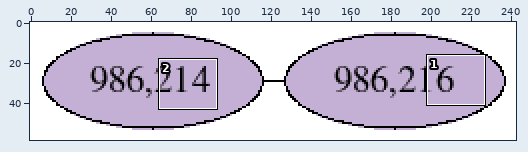
Sprite sheet -- notebooks/graphs/CAMP_cc9.png. The first picture is a wide view before the edit; the outline marks the close-up.
Close-up. Earlier state:
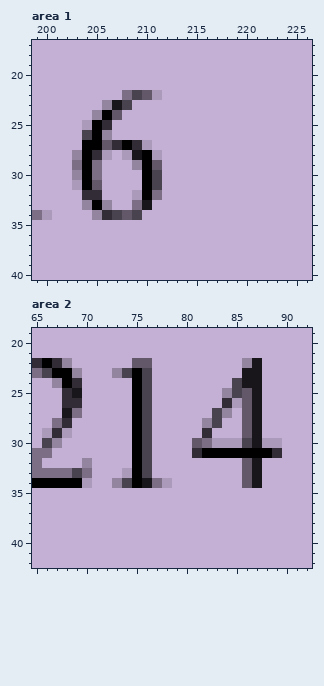
The file is 243x59 pixels. Shown: area 1: x 199..226, y 17..40; area 2: x 65..92, y 19..42.
After:
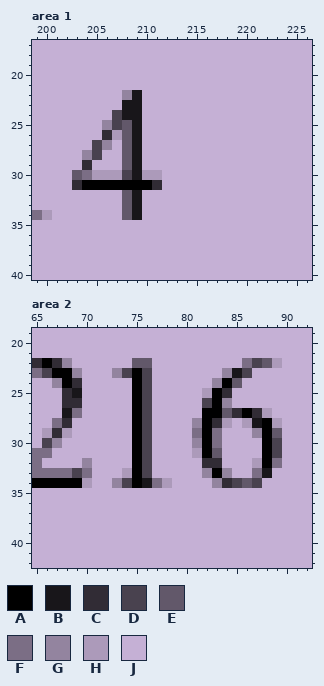
Palette (. is transparent): A #000000  B #18161a  C #312c35  D #49424f  E #62586a  F #7b6e85  G #93849f  H #ac9aba  J #c5b0d5
The exact change:
Changed rows in their new state; - is an unchanged pixel.
Area 1:
first column x 203:
22 -----GBJJ
23 ---JJBB--
24 --JJDBB--
25 -JJGDEB--
26 -JJCHEB--
27 -JDGJEBJ-
28 JGDJ-E-JJ
29 JCJ--EBJJ
30 EFHHHDBHH
31 C-AAAAA-C
32 -JJ--EBJJ
33 -JJJ-EBJ-
34 --JJJ-B--
Area 2:
first column x 81:
22 -----FDEH
23 ---GBDJ--
24 --GAEJJ--
25 -HACJJJ--
26 -DAGJJJ--
27 -AAECACH-
28 GACH-H-AH
29 FAF--JGAE
30 GAFJJJJAD
31 H-EJJJJ-D
32 -CC--JHAF
33 -GAG-JFB-
34 --GCD-D--
Boxes around the changes in both close-ups, in picture pixels (x1, y1, x2, y2):
changed: (72, 90, 162, 220)
changed: (192, 358, 282, 488)
